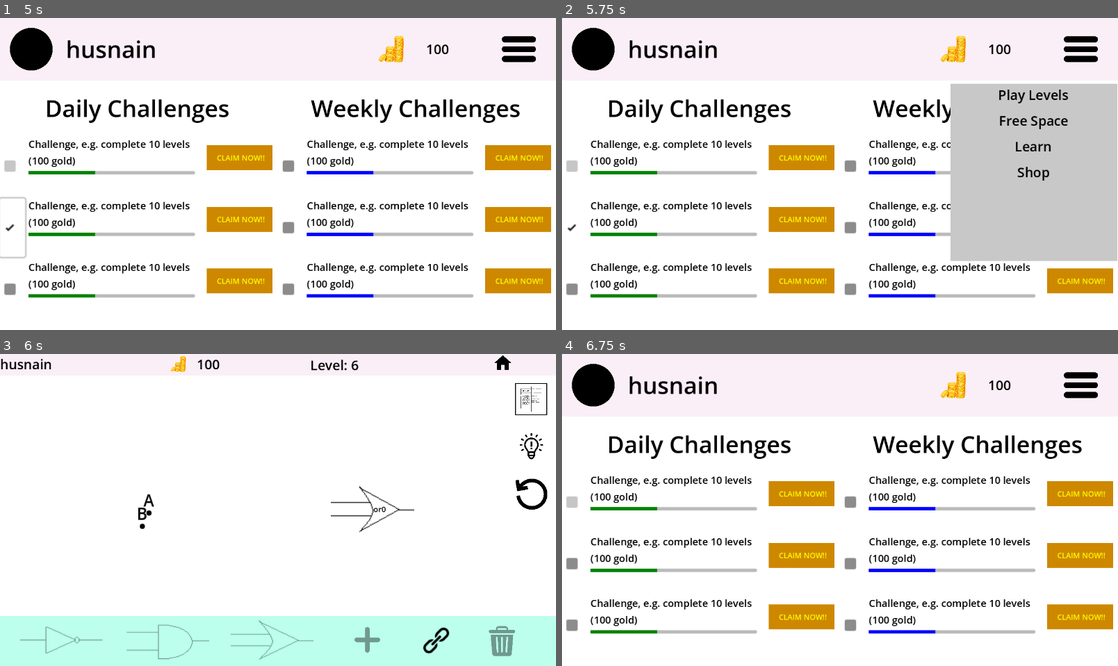
Above: before the commit, frames 1-4 (two rows, left to right).
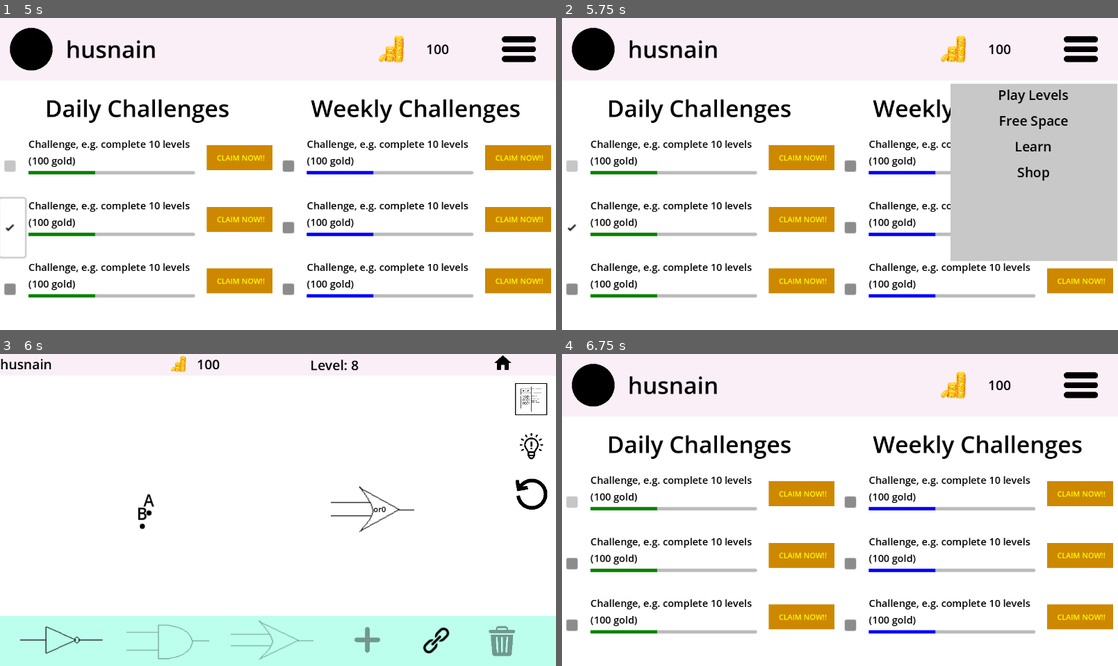
Above: after the commit, the same moments.

Repository: husnain106/dissertation
Game: Godot game, scene res://Scenes/home.tscn
Two runs of this game, one before a commit and one after it. Both use one fixed random seed, a clock stepped at 60 frames per second and the inputs below.
Inputs (mouse positions are in pixels of both pictures, inside the frame that each line leads up to):
- Up to frame 1 (5 s): click "CLAIM NOW!!" at 0.5 s; click (11, 227) at 1.27 s; click "CLAIM NOW!!" at 2 s; click (11, 227) at 2.77 s; click "CLAIM NOW!!" at 3.5 s; click (11, 227) at 4.27 s
- Up to frame 2 (5.75 s): click (1079, 49) at 5 s
- Up to frame 3 (6 s): click "Play Levels" at 5.75 s
- Up to frame 4 (6.75 s): click (1062, 363) at 6.5 s

Frames 1-2 are identical in both runs. In frame 3, 0.1% of the frame differs, in the area x 3-65%, y 2-96%; in frame 4, nothing differs.

Commit message:
Some more levels created

Diff:
--- /dev/null
+++ b/Project/Scripts/all_levels/level10.gd
@@ -0,0 +1,46 @@
+extends "res://Scripts/all_levels/LevelClass.gd"
+
+
+# Called when the node enters the scene tree for the first time.
+func _init():
+
+	reward = 220
+
+	initial_entities = {
+		"or0": ["or", random_position("or")],
+	}
+	initial_connections = []
+
+	intended_solution_entities = {
+		"or0": "or",
+		"A": "input",
+		"B": "input",
+		"not0": "not"
+	}
+	intended_solution_connections = [{"pos1": "A", "pos2": "or0"} ,
+	{"pos1": "B", "pos2": "not0"},
+	{"pos1": "not0", "pos2": "or0"}]
+
+	input_variations = [{"A" : false, "B": false},
+	{"A": true, "B": false},
+	{"A": false, "B": true},
+	{"A": true, "B": true}]
+
+	truth_table_values = [{"or0": true},
+	{"or0": true},
+	{"or0": false},
+	{"or0": true}
+	]
+
+	message = "Use the skills you have been taught to
+	complete the next few levels"
+
+	#Can only connect already available entities in this level
+	buttons_enabled = {
+	"not_gate_button" : true,
+	"and_gate_button" : false,
+	"or_gate_button" : true,
+	"new_input_button" : true,
+	"link_button" : true,
+	"delete_button" : true
+}
--- /dev/null
+++ b/Project/Scripts/all_levels/level8.gd
@@ -0,0 +1,50 @@
+extends "res://Scripts/all_levels/LevelClass.gd"
+
+
+# Called when the node enters the scene tree for the first time.
+func _init():
+
+	reward = 150
+
+	#global.inputs_used = ["A", "B"]
+	initial_entities = {
+		"or0": ["or", random_position("or")],
+		"A": ["input", random_position("input")],
+		"B": ["input", random_position("input")]
+	}
+	initial_connections = []
+
+	intended_solution_entities = {
+		"or0": "or",
+		"A": "input",
+		"B": "input",
+		"not0": "not"
+	}
+	intended_solution_connections = [{"pos1": "A", "pos2": "not0"},{"pos1": "not0", "pos2": "or0"} ,{"pos1": "B", "pos2": "or0"}]
+
+	input_variations = [{"A" : false, "B": false},
+	{"A": true, "B": false},
+	{"A": false, "B": true},
+	{"A": true, "B": true}]
+
+	truth_table_values = [{"or0": true},
+	{"or0": false},
+	{"or0": true},
+	{"or0": true}
+	]
+
+	message = "You can also use a NOT gate on one of the inputs before
+	passing it into an OR gate, however you need to be careful
+	about which input is passed through a NOT gate and which
+	input isn't since it is not necessarily interchangable.
+	Look at the truth table beforehand and try to figure this out"
+
+	#Can only connect already available entities in this level
+	buttons_enabled = {
+	"not_gate_button" : true,
+	"and_gate_button" : false,
+	"or_gate_button" : false,
+	"new_input_button" : false,
+	"link_button" : true,
+	"delete_button" : false
+}
--- /dev/null
+++ b/Project/Scripts/all_levels/level9.gd
@@ -0,0 +1,49 @@
+extends "res://Scripts/all_levels/LevelClass.gd"
+
+
+# Called when the node enters the scene tree for the first time.
+func _init():
+
+	reward = 200
+
+	#global.inputs_used = ["A", "B"]
+	initial_entities = {
+		"or0": ["or", random_position("or")],
+		"A": ["input", random_position("input")],
+		"B": ["input", random_position("input")]
+	}
+	initial_connections = []
+
+	intended_solution_entities = {
+		"or0": "or",
+		"A": "input",
+		"B": "input",
+		"not0": "not"
+	}
+	intended_solution_connections = [{"pos1": "A", "pos2": "or0"} ,
+	{"pos1": "B", "pos2": "or0"},
+	{"pos1": "or0", "pos2": "not0"}]
+
+	input_variations = [{"A" : false, "B": false},
+	{"A": true, "B": false},
+	{"A": false, "B": true},
+	{"A": true, "B": true}]
+
+	truth_table_values = [{"or0": true},
+	{"or0": false},
+	{"or0": false},
+	{"or0": false}
+	]
+
+	message = "Use the skills you have been taught to
+	complete the next few levels"
+
+	#Can only connect already available entities in this level
+	buttons_enabled = {
+	"not_gate_button" : true,
+	"and_gate_button" : false,
+	"or_gate_button" : true,
+	"new_input_button" : true,
+	"link_button" : true,
+	"delete_button" : true
+}
--- a/Project/Scripts/global.gd
+++ b/Project/Scripts/global.gd
@@ -33,5 +33,6 @@
 var change_scene_to = null
 
 var correct_truth_table = []
+var curr_level
 
 var challenges = {}
--- a/Project/Scripts/home.gd
+++ b/Project/Scripts/home.gd
@@ -9,8 +9,6 @@
 
 	get_node("margin_main/vertical_container/margin_account_row/account_row/margin_name/username").text = str(User.get_username())
 	get_node("margin_main/vertical_container/margin_account_row/account_row/margin_gold_amount/gold_amount").text = str(User.get_gold())
-
-
 
 	#get_node("margin_main/vertical_container/margin_challenge_row/challenge_row/daily_challenges/daily_challenge1_container/challenge_container/ProgressBar").set_value()
 
--- a/Project/Scripts/levels.gd
+++ b/Project/Scripts/levels.gd
@@ -12,6 +12,7 @@
 	var load_level = load(path)
 	completed = false
 	curr_level = load_level.new()
+	global.curr_level = curr_level
 	#global.correct_truth_table = curr_level.truth_table_values
 	global.inputs_used = []
 	show_message(curr_level)
--- a/Project/Scripts/truth_table.gd
+++ b/Project/Scripts/truth_table.gd
@@ -99,24 +99,31 @@
 		var a = Label.new()
 		var b = Label.new()
 
-		var open_sans = load("res://Assets/Open_Sans/OpenSans-VariableFont_wdth,wght.ttf")
-
-		a.text = dictionary_to_string(all_input_variations[x])
-		get_node("ScrollContainer/GridContainer").add_child(a)
-
-
-		b.text = dictionary_to_string(output_values[x])
-		get_node("ScrollContainer/GridContainer").add_child(b)
+		#var open_sans = load("res://Assets/Open_Sans/OpenSans-VariableFont_wdth,wght.ttf")
 
 		if (range(global.correct_truth_table.size()).has(x)):
 			if global.correct_truth_table[x] == output_values[x]:
 				a.modulate = Color(0,255,0)
 				b.modulate = Color(0,255,0)
+				a.text = dictionary_to_string(all_input_variations[x])
+				get_node("ScrollContainer/GridContainer").add_child(a)
+
+
+				b.text = dictionary_to_string(output_values[x])
+				get_node("ScrollContainer/GridContainer").add_child(b)
 			else:
 				a.modulate = Color(255, 0, 0)
 				b.modulate = Color(255, 0, 0)
+
+				a.text = dictionary_to_string(all_input_variations[x])
+				print(a.text)
+				get_node("ScrollContainer/GridContainer").add_child(a)
+
+
+				b.text = dictionary_to_string(output_values[x])
+				get_node("ScrollContainer/GridContainer").add_child(b)
 				var c = Label.new()
-				a.text = " "
+				c.text = " "
 				get_node("ScrollContainer/GridContainer").add_child(c)
 
 				var d = Label.new()
@@ -126,8 +133,12 @@
 		else:
 			a.modulate = Color(255, 0, 0)
 			b.modulate = Color(255, 0, 0)
+			a.text = dictionary_to_string(all_input_variations[x])
+			get_node("ScrollContainer/GridContainer").add_child(a)
+			b.text = dictionary_to_string(output_values[x])
+			get_node("ScrollContainer/GridContainer").add_child(b)
 			var c = Label.new()
-			a.text = " "
+			c.text = " "
 			get_node("ScrollContainer/GridContainer").add_child(c)
 
 			var d = Label.new()
Not shown, changed: Project/user_data.txt
